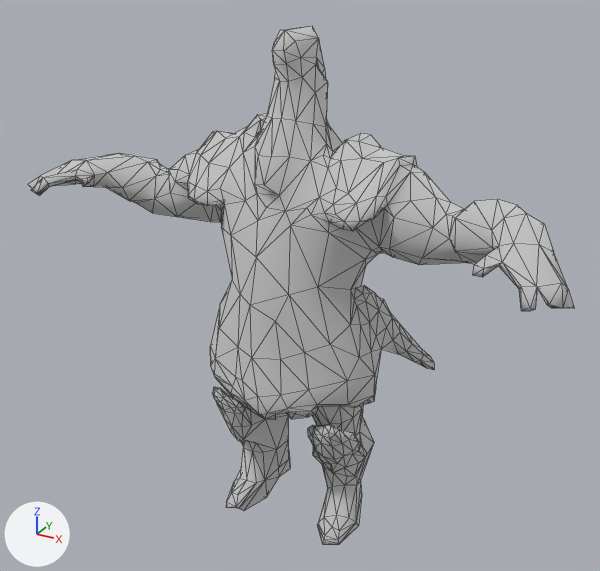
A saved change to the glTF model unsoccer/client/public/assets/characters/free3d/6304269/rigged_unity.glb.
One viewpoint serves both versions: a camera (50 mm lens) standing at (0.67, -1.213, 1.086) and looking at (0.001, 0.004, 0.478). Every picture has the same lights, and +X, +Y and +Z are marked at lower left. The older version comes first. Mesh edges are drawn as thin lines. Vertices at exactly the same position are counted once.

Objects in the first picture: 'Retopo_neural_node_db3aa640-4577-483a-a792-834fa1526e80'.
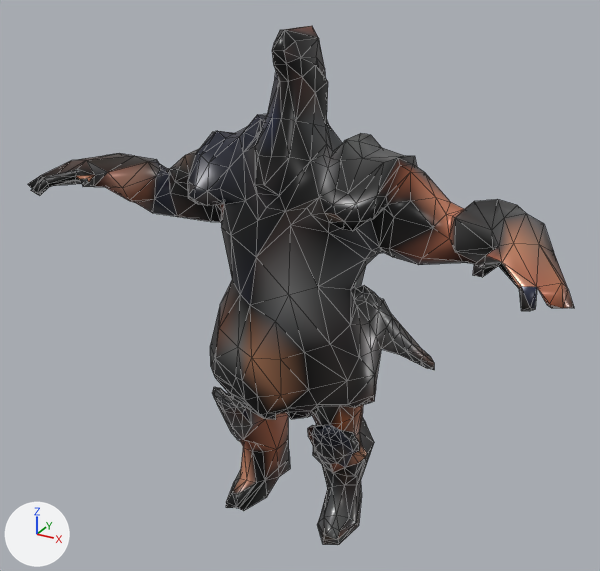
Where the change shows, as pixel boxes (x1, y1, x2, y2) in the pictures (600 x 571 px):
'Retopo_neural_node_db3aa640-4577-483a-a792-834fa1526e80', recoloured (white to grey): (28, 26, 574, 545) in both

Diff of the bpy script that builds the scene:
```diff
--- a/unsoccer/client/public/assets/characters/free3d/6304269/rigged_unity.glb.py
+++ b/unsoccer/client/public/assets/characters/free3d/6304269/rigged_unity.glb.py
@@ mat_retopo_neural_node_db3aa640_4577_483a_a792_834fa1526e80_materia @@
 n0 = _N.new('ShaderNodeBsdfPrincipled'); n0.name = 'Principled BSDF'
-n0.inputs[1].default_value = 1.0  # 'Metallic'
-n0.inputs[2].default_value = 1.0  # 'Roughness'
+n0.inputs[1].default_value = 0.179  # 'Metallic'
+n0.inputs[2].default_value = 0.304  # 'Roughness'
 n1 = _N.new('ShaderNodeOutputMaterial'); n1.name = 'Material Output'
+n2 = _N.new('ShaderNodeVertexColor'); n2.name = 'Color Attribute'
 _L.new(n0.outputs[0], n1.inputs[0])  # 'BSDF' to 'Surface'
+_L.new(n2.outputs[0], n0.inputs[0])  # 'Color' to 'Base Color'
@@ me_retopo_neural_node_db3aa640_4577_483a_a792_834fa1526e80 @@
 me_retopo_neural_node_db3aa640_4577_483a_a792_834fa1526e80.from_pydata(...)  # 919 vertices, 1830 faces; spans x -0.476..0.503, y -0.189..0.199, z 0.0..0.931
 # used by ob_retopo_neural_node_db3aa640_4577_483a_a792_834fa1526e80; location = (0.0, 0.0, 0.0)
+# me_retopo_neural_node_db3aa640_4577_483a_a792_834fa1526e80 part 1: vertex colours changed
 me_retopo_neural_node_db3aa640_4577_483a_a792_834fa1526e80.materials.append(mat_retopo_neural_node_db3aa640_4577_483a_a792_834fa1526e80_materia)
```
